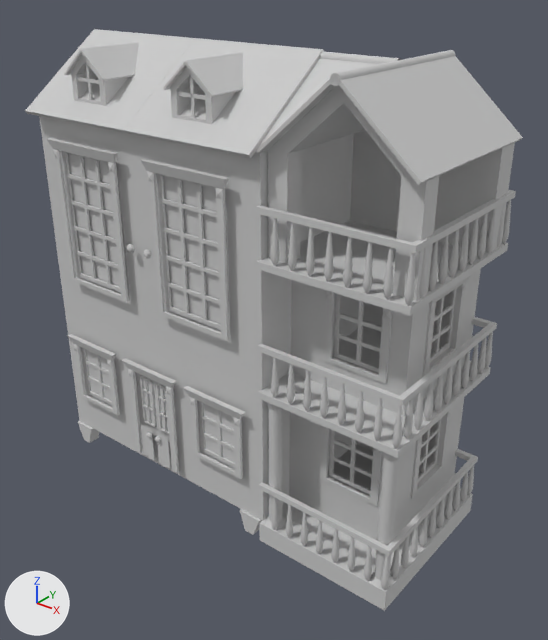
The FBX model UnityProject/Y3P2/Assets/Meshes/Environment/3D_House.FBX as it was, and as the next commit left it.
Both versions are drawn from a 50 mm lens placed at (3.74, -3.34, 3.31), pointed at (1.04, 0.03, 1.22). The lights are fixed; the arrows at lower left show +X, +Y and +Z. Where no turn or scale is listed for an object, it has been applied to the vertices. Vertices at the same position are counted once.

Names of what the first picture shows: '3D_House'.
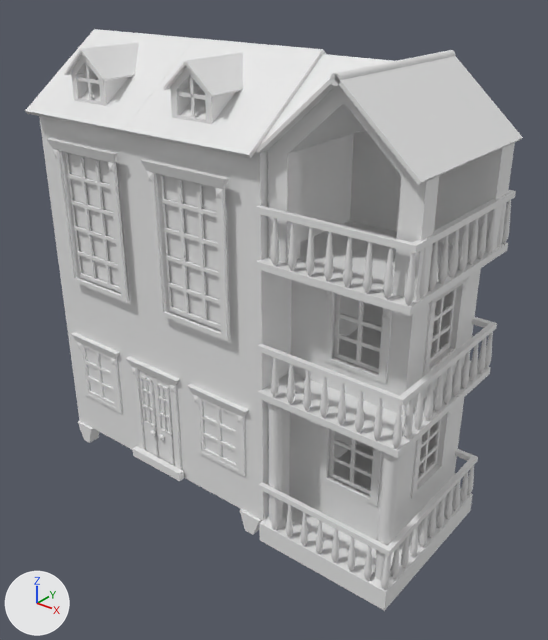
The newer file is also rescaled (x0.394), turned or shifted as a whole; pictures and numbers use the older file's frame.

Where the change shows, as pixel boxes (x1, y1, x2, y2) in the pictures (548 x 640 px; the box of a moved part takes in the faces that stretch with it):
part 1 of me_mesh, moved or reshaped: before (189, 397, 243, 479); after (193, 395, 246, 476)
part 2 of me_mesh, moved or reshaped: before (166, 386, 179, 473); after (170, 384, 182, 470)
part 3 of me_mesh, moved or reshaped: before (73, 344, 120, 416); after (77, 342, 123, 413)
part 4 of me_mesh, moved or reshaped: before (128, 369, 142, 454); after (132, 367, 146, 451)
part 5 of me_mesh, moved or reshaped: before (141, 424, 154, 460); after (144, 422, 158, 457)
part 6 of me_mesh, moved or reshaped: before (157, 432, 170, 468); after (160, 430, 174, 466)
part 7 of me_mesh, added: after (133, 446, 184, 481)
part 8 of me_mesh, deleted: before (127, 244, 134, 253)
part 9 of me_mesh, deleted: before (143, 250, 151, 258)
part 10 of me_mesh, deleted: before (320, 51, 401, 64)
part 11 of me_mesh, moved or reshaped: before (122, 333, 491, 590); after (125, 333, 491, 590)
part 12 of me_mesh, recoloured: (140, 53, 262, 535) in both
part 13 of me_mesh, recoloured: (48, 42, 156, 443) in both
part 14 of me_mesh, recoloured: (256, 50, 523, 611) in both
part 15 of me_mesh, recoloured: (289, 268, 481, 540) in both
part 16 of me_mesh, recoloured: (268, 85, 515, 301) in both
part 17 of me_mesh, recoloured (grey to white): (257, 58, 377, 149) in both
part 18 of me_mesh, recoloured (grey to white): (124, 38, 325, 158) in both
part 19 of me_mesh, recoloured (grey to white): (25, 29, 195, 133) in both
part 20 of me_mesh, recoloured: (39, 116, 359, 520) in both

The change, as a diff of the scene's bpy script:
```diff
--- a/UnityProject/Y3P2/Assets/Meshes/Environment/3D_House.FBX.py
+++ b/UnityProject/Y3P2/Assets/Meshes/Environment/3D_House.FBX.py
@@ mat_01___default @@
+mat_01___default = principled_material('01 - Default')
+mat_01___default.base_color = (0.8, 0.8, 0.8)  # white #e7e7e7
+mat_01___default.roughness = 0.553
@@ me_mesh @@
-me_mesh.from_pydata(...)  # 11544 vertices, 16108 faces; spans x -1.36..1.37, y -0.58..0.62, z -1.43..1.46
-me_mesh.materials.append(mat_mat_default_002)  # light grey #cacaca
-me_mesh.materials.append(mat_mat_default_009)  # light grey #cacaca
-me_mesh.materials.append(mat_mat_default_013)  # light grey #cacaca
+me_mesh.from_pydata(...)  # 11406 vertices, 15915 faces; spans x -1.36..1.37, y -0.58..0.62, z -1.43..1.46
+# me_mesh part 1: the loose piece of 34 vertices spanning x -0.09..0.32, y -0.55..-0.52, z -1.01..-0.57 is moved by (0.0, 0.03, 0.0), in mat_01___default (white #e7e7e7)
+# me_mesh part 2: the loose piece of 17 vertices spanning x -0.3..-0.25, y -0.55..-0.52, z -1.24..-0.57 is moved by (0.0, 0.03, 0.0), in mat_01___default (white #e7e7e7)
+# me_mesh part 3: the loose piece of 34 vertices spanning x -1.23..-0.82, y -0.55..-0.52, z -1.01..-0.57 is moved by (0.0, 0.03, 0.0), in mat_01___default (white #e7e7e7)
+# me_mesh part 4: the loose piece of 17 vertices spanning x -0.66..-0.61, y -0.55..-0.52, z -1.24..-0.57 is moved by (0.0, 0.03, 0.0), in mat_01___default (white #e7e7e7)
+# me_mesh part 5: the loose piece of 4 vertices spanning x -0.59..-0.48, y -0.53, z -1.24..-0.98 is moved by (0.0, 0.03, 0.0), in mat_01___default (white #e7e7e7)
+# me_mesh part 6: the loose piece of 4 vertices spanning x -0.43..-0.32, y -0.53, z -1.24..-0.98 is moved by (0.0, 0.03, 0.0), in mat_01___default (white #e7e7e7)
+# me_mesh part 7: a new loose piece, a box spanning x -0.683..-0.223, y -0.547..-0.507, z -1.284..-1.222, in mat_01___default (white #e7e7e7)
+# me_mesh part 8: the loose piece of 62 vertices spanning x -0.56..-0.5, y -0.56..-0.52, z 0.27..0.33 is deleted
+# me_mesh part 9: the loose piece of 62 vertices spanning x -0.41..-0.35, y -0.56..-0.52, z 0.27..0.33 is deleted
+# me_mesh part 10: the loose piece of 24 vertices spanning x -1.36..0.91, y -0.01..0.05, z 1.39..1.45 is deleted
+# me_mesh part 11: 727 vertices moved from x -1.26..1.36, y -0.56..0.56, z -1.29..-0.08 to x -1.26..1.36, y -0.53..0.56, z -1.29..-0.08; 126 vertices removed from x -0.69..-0.25, y -0.56..-0.52, z -1.05..-0.51; 126 vertices added at x -0.66..-0.22, y -0.52..-0.49, z -1.05..-0.51
+# me_mesh part 12: 834 faces spanning x -0.69..0.44, y -0.57..0.52, z -1.43..1.41 switch from mat_mat_default (light grey #cacaca) to mat_01___default (white #e7e7e7)
+# me_mesh part 13: 824 faces spanning x -1.35..-0.45, y -0.57..0.52, z -1.43..1.41 switch from mat_mat_default_001 (light grey #cacaca) to mat_01___default (white #e7e7e7)
+# me_mesh part 14: 7955 faces spanning x 0.45..1.37, y -0.53..0.57, z -1.43..1.44 switch from mat_mat_default_003 (light grey #cacaca) to mat_01___default (white #e7e7e7)
+# me_mesh part 15: 128 faces spanning x 0.45..1.22, y -0.23..0.56, z -1.29..0.43 switch from mat_mat_default_004 (light grey #cacaca) to mat_01___default (white #e7e7e7)
+# me_mesh part 16: 34 faces spanning x 0.47..1.35, y -0.45..0.5, z 0.44..1.41 switch from mat_mat_default_005 (light grey #cacaca) to mat_01___default (white #e7e7e7)
+# me_mesh part 17: 8 faces spanning x 0.45..0.91, y -0.53..0.56, z 1.04..1.43 switch from mat_mat_default_006 (light grey #cacaca) to mat_01___default (white #e7e7e7)
+# me_mesh part 18: 40 faces spanning x -0.45..0.46, y -0.58..0.62, z 1.0..1.46 switch from mat_mat_default_007 (light grey #cacaca) to mat_01___default (white #e7e7e7)
+# me_mesh part 19: 40 faces spanning x -1.36..-0.45, y -0.58..0.62, z 1.0..1.46 switch from mat_mat_default_008 (light grey #cacaca) to mat_01___default (white #e7e7e7)
+# me_mesh part 20: 5 faces spanning x -1.35..0.46, y -0.49..0.52, z -1.29..1.02 switch from mat_mat_default_010 (light grey #cacaca) to mat_01___default (white #e7e7e7)
```
